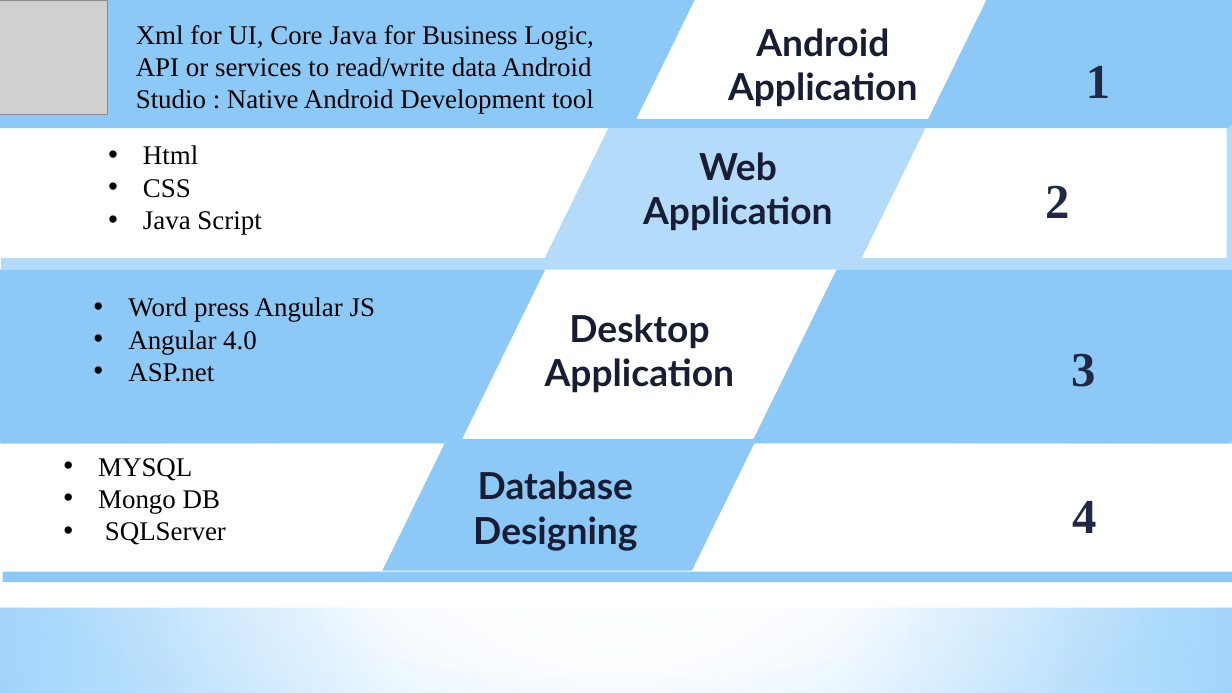
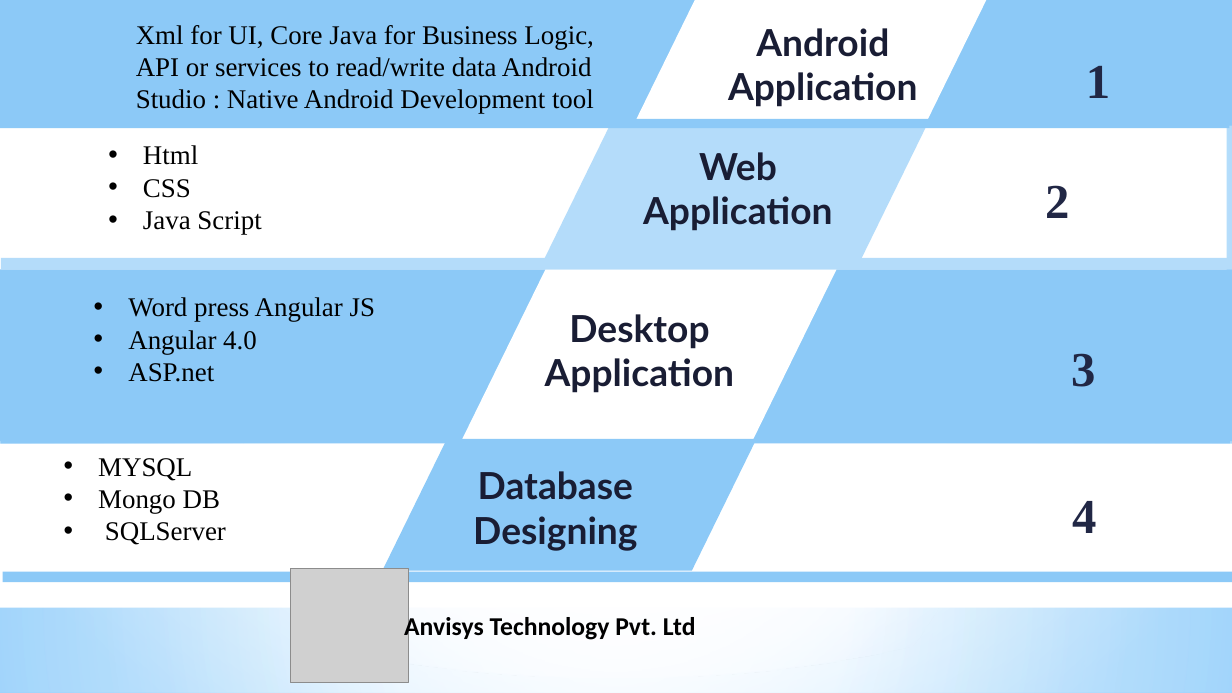
Before and after one commit to Anvisys/Documents, a slide deck: slide 18 of Anvisys technology presentation.pptx (slide 19 before the commit). Drawn at 1232x693 pixels with LibreOffice and Linux fonts; fonts in the diff are those of the drawing; grey boxes stand for pictures. Boxes give left, top, right and bottom in pixels: in the first picture for what was removed or moved away, otherwise in the second. Text is boxed around its words. In the diff, an @@ line names an element or a change of style, - is before the commit and + after.

```diff
--- a/Anvisys technology presentation.pptx
+++ b/Anvisys technology presentation.pptx
@@ picture: place and size @@
-picture at box(0, 0, 108, 114)
+picture at box(291, 569, 408, 682)
@@ text added at box(404, 614, 696, 641), 20 pt, text #000000, bold @@
+Anvisys Technology Pvt. Ltd
```
Also in this commit, not shown: 21 other slides changed, 16 slides added, 1 slide removed, 2 other files.
